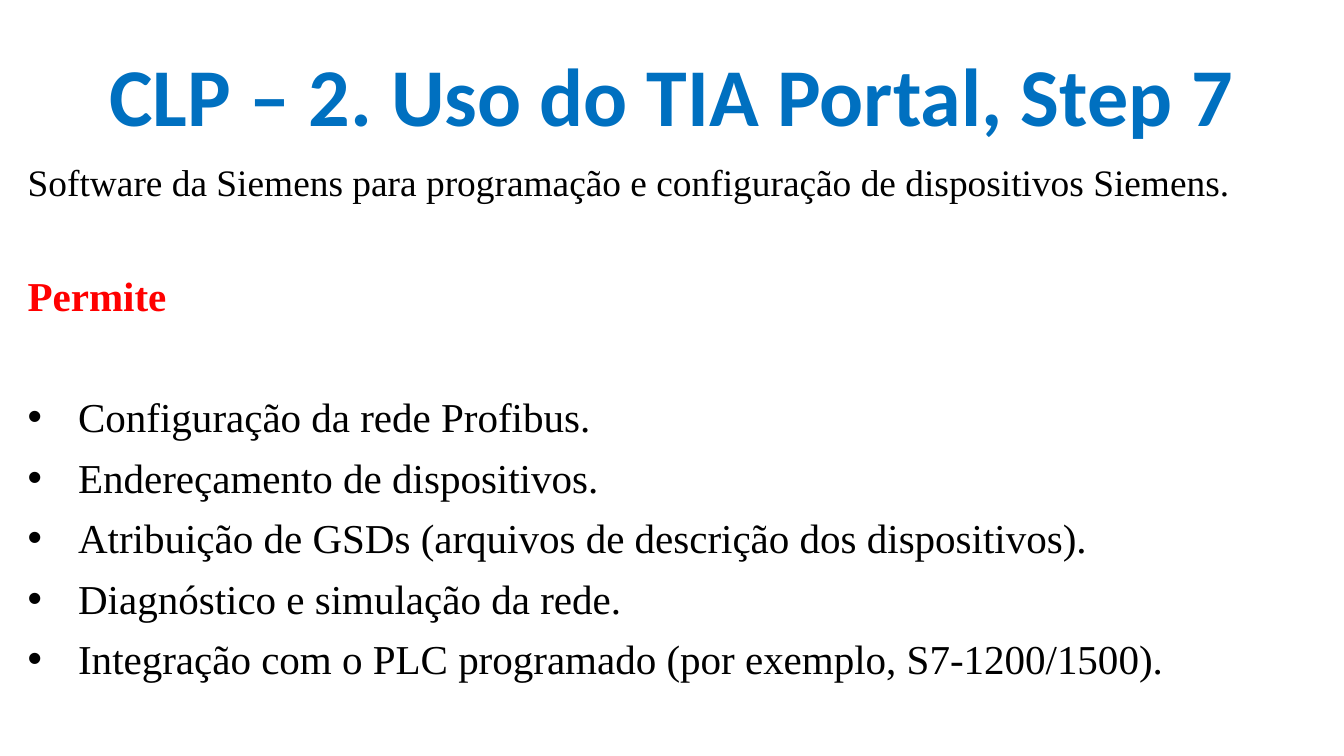
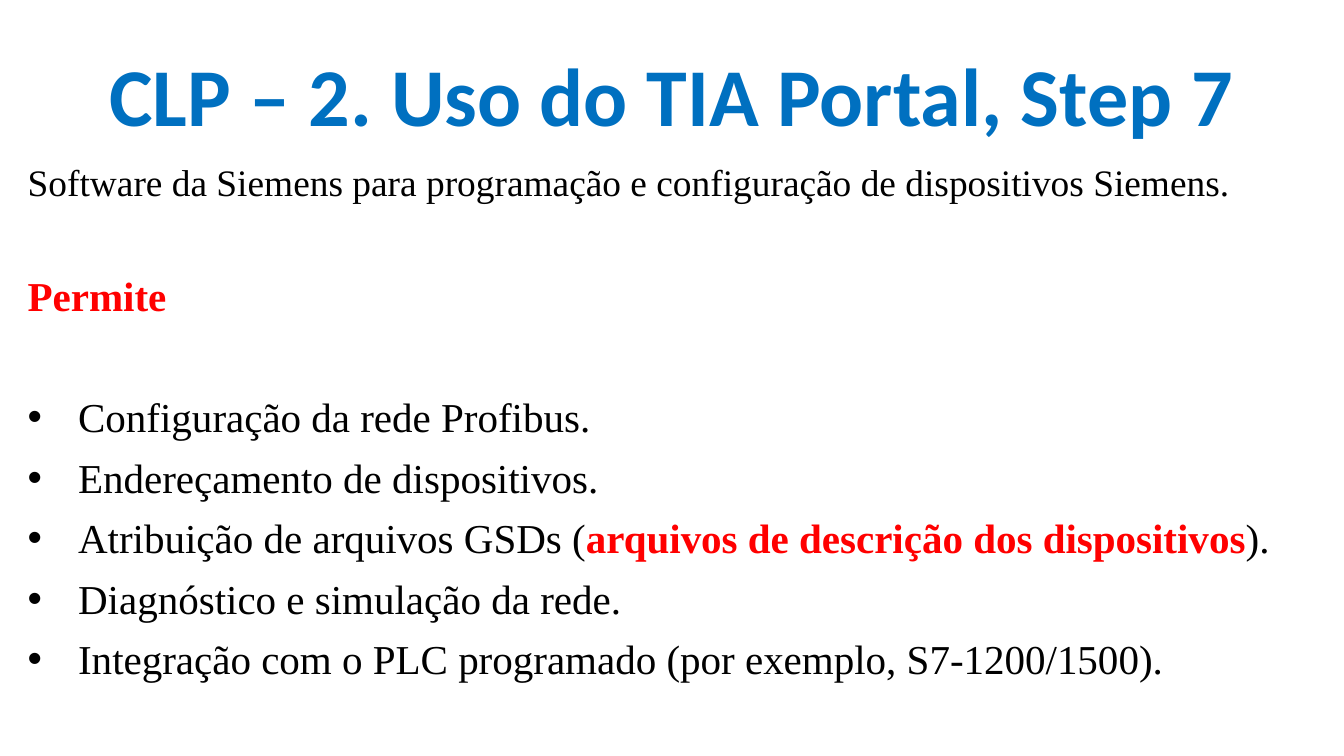
Before and after one commit to CloudEducationBrazil/WydenUniRuyControladoresLogicosProgCLP, a slide deck: slide 11 of 01 Classes/Aula7 - CLP - Redes Industriais PROFIBUS.pptx (slide 9 before the commit). Drawn at 1344x756 pixels with LibreOffice and Linux fonts; fonts in the diff are those of the drawing; background and template pictures are left out. Boxes give left, top, right and bottom in pixels: in the first picture for what was removed or moved away, otherwise in the second. Text is boxed around its words. In the diff, an @@ line names an element or a change of style, - is before the commit and + after.

```diff
--- a/01 Classes/Aula7 - CLP - Redes Industriais PROFIBUS.pptx
+++ b/01 Classes/Aula7 - CLP - Redes Industriais PROFIBUS.pptx
@@ text at <box>78,524,1270,561</box>: text changed; text colour #000000 to #FF0000; bold on @@
-• Atribuição de GSDs (arquivos de descrição dos dispositivos).
+• Atribuição de arquivos GSDs (arquivos de descrição dos dispositivos).
```
Also in this commit, not shown: 6 other slides changed, 2 slides added, 3 other files.
